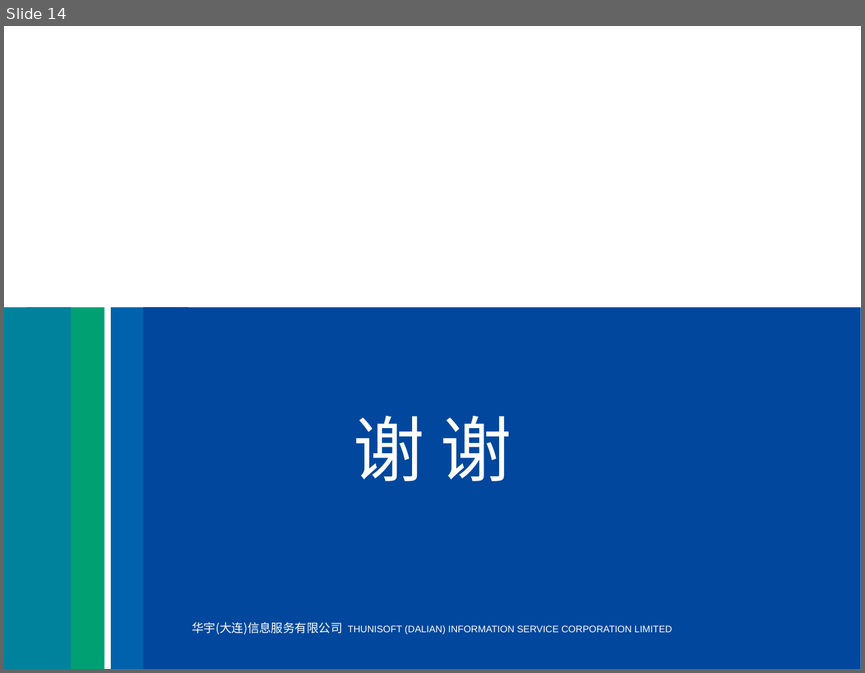
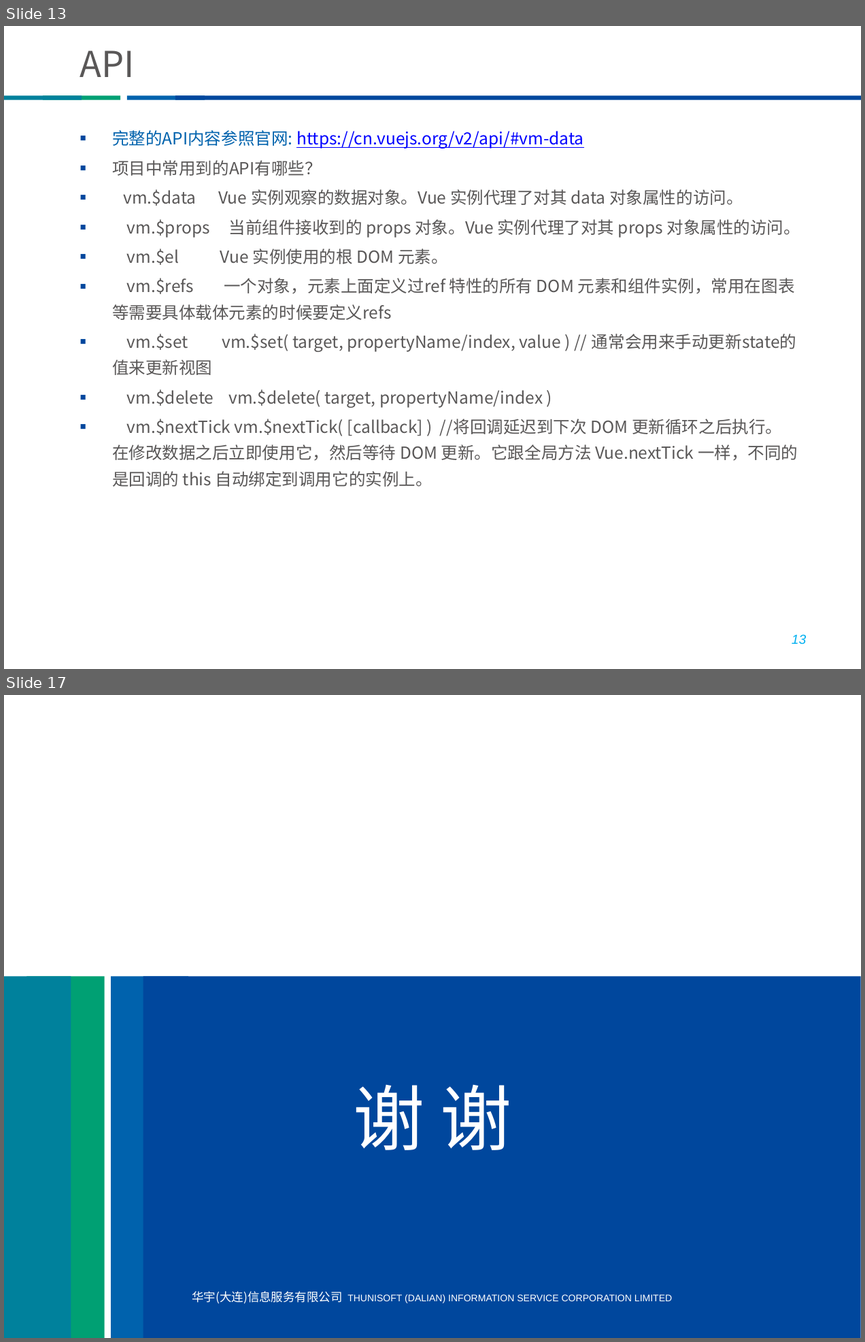
Before and after one commit to he8hepeng/thunisoftCli3, a slide deck: vue培训 v1.pptx. Shown one above the other, each under a label of ours: slide 14 before the commit, slides 13 and 17 after it; the slides between them are not shown. The pictures are 865x673 and 865x1342 pixels, drawn with LibreOffice and Linux fonts; fonts in the diff are those of the drawing; background and template pictures are left out. Boxes give left, top, right and bottom in pixels: in the first picture for what was removed or moved away, otherwise in the second. Text is boxed around its words. In the diff, an @@ line names an element or a change of style, - is before the commit and + after.

```diff
--- a/vue培训 v1.pptx
+++ b/vue培训 v1.pptx
@@ slide 13 added at [4,26,861,669], background #FFFFFF @@
@@ title added at [80,50,135,77], 30 pt, text #595757 @@
+API
@@ group added at [4,95,861,99]: 4 rectangles @@
@@ text added at [112,130,800,486], 14 pt, text #595757 @@
+■ 完整的API内容参照官网: https://cn.vuejs.org/v2/api/#vm-data
+■ 项目中常用到的API有哪些？
+■ vm.$data Vue 实例观察的数据对象。Vue 实例代理了对其 data 对象属性的访问。
+■ vm.$props 当前组件接收到的 props 对象。Vue 实例代理了对其 props 对象属性的访问。
+■ vm.$el Vue 实例使用的根 DOM 元素。
+■ vm.$refs 一个对象，元素上面定义过ref 特性的所有 DOM 元素和组件实例，常用在图表等需要具体载体元素的时候要定义refs
+■ vm.$set vm.$set( target, propertyName/index, value ) // 通常会用来手动更新state的值来更新视图
+■ vm.$delete vm.$delete( target, propertyName/index )
+■ vm.$nextTick vm.$nextTick( [callback] ) //将回调延迟到下次 DOM 更新循环之后执行。在修改数据之后立即使用它，然后等待 DOM 更新。它跟全局方法 Vue.nextTick 一样，不同的是回调的 this 自动绑定到调用它的实例上。
@@ page number added at [791,634,806,644], 11 pt, text #00B0F0, italic @@
+13
@@ what was slide 14 is now slide 17 @@
```
Also in this commit, not shown: 13 slides changed, 2 other slides added, 14 other files.
